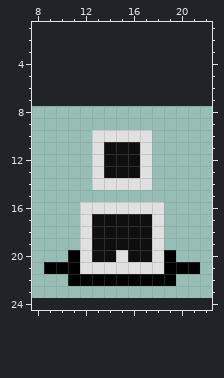
A pixel-art file gets an edit: Assets/Characters/Player/PlayerArt.aseprite. Above is the file before it was changed.
15x16 pixels, 1 frame. Shown: x 8..22, y 1..24. The old version is drawn lined up with the new one, on the new canvas.
And afterwards:
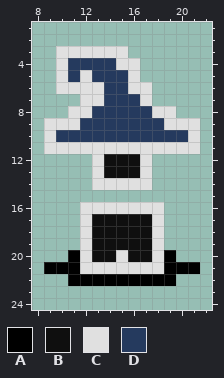
Palette (. is transparent): A #000000  B #0f0f0f  C #e0e0e0  D #253a5e
The edit:
canvas 15x16 -> 32x32, the old top-left corner now at 8,8
Colour C now appears in row 3 at x 10 to 15; in row 4 at x 10 and 15 to 16; in row 5 at x 10, 12 and 16; in row 6 at x 10 to 13 and 16 to 17; in row 7 at x 12 to 13 and 17; in row 8 at x 11 to 12 and 18 to 19.
Colour C now appears in row 9 at x 9 to 11 and 19 to 21; in row 10 at x 9 and 21; in row 11 at x 9 to 12 and 18 to 21.
The author changed colour B to colour C in row 11 at x 14 to 16.
Colour D now appears in row 4 at x 11 to 14; in row 5 at x 11 and 13 to 15; in row 6 at x 14 to 15; in row 7 at x 14 to 16; in row 8 at x 13 to 17; in row 9 at x 12 to 18.
Colour D now appears in row 10 at x 10 to 12 and 18 to 20.
The author changed colour C to colour D in row 10 at x 13 to 17.
Changed places in both pictures, as pixel boxes (x1, y1, x2, y2):
changed: (44, 46, 200, 154)
